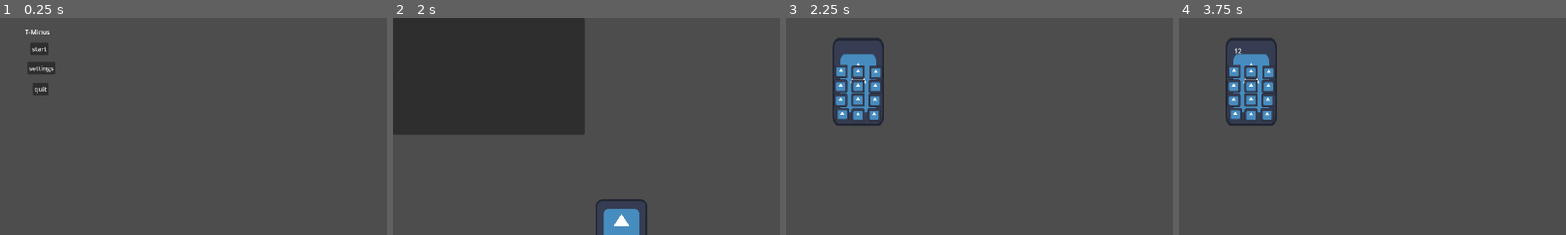
Above: before the commit, frames 1-4 (left to right).
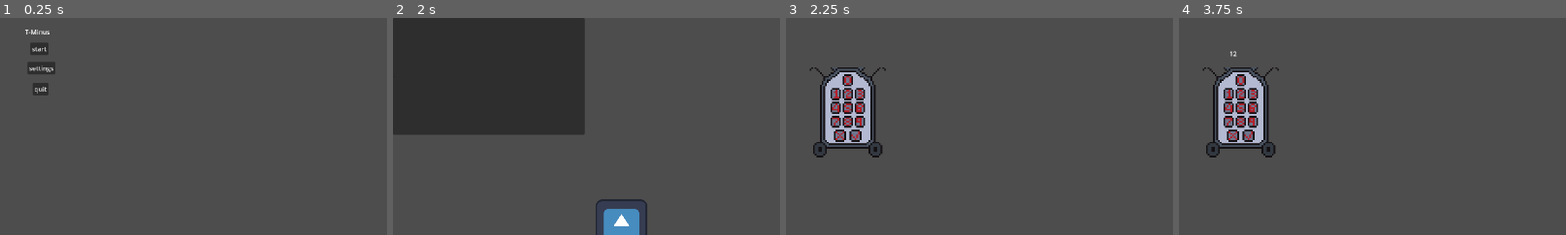
Above: after the commit, the same moments.

Repository: TheMillsheistyoftheEast/T-Minus
Game: Godot game, scene res://scenes/menu.tscn
Two runs of this game, one before a commit and one after it. Both use one fixed random seed, a clock stepped at 60 frames per second and the inputs below. The engine's default icon, where the game draws it, is replaced by a stand-in: a white triangle on a blue panel in a dark square.
Inputs (mouse positions are % of the whole screen's width and height, from its top left; square brackets give the same spot before the commit, where the layout moved):
- Up to frame 1 (0.25 s): no input
- Up to frame 2 (2 s): click "start" at 0.5 s; click "Press Here to Continue!" at 1.25 s
- Up to frame 3 (2.25 s): click (12, 13) at 2 s
- Up to frame 4 (3.75 s): click (6, 17) [7, 12] at 2.75 s; click (8, 17) [9, 12] at 3.5 s
The pictures show only the part of the screen within x 0-50%, y 0-50%; the shares and areas given below are measured in that part.

Frames 1-2 are identical in both runs. In frame 3, 6.4% of the frame differs, in the area x 6-26%, y 9-65%; in frame 4, 6.5%.

Commit message:
added in sprites for astronaut and bomb, implemented bomb sprite

Diff:
--- a/scenes/bomb_game.tscn
+++ b/scenes/bomb_game.tscn
@@ -1,7 +1,7 @@
-[gd_scene load_steps=6 format=3 uid="uid://djine4iupcy46"]
+[gd_scene load_steps=5 format=3 uid="uid://djine4iupcy46"]
 
-[ext_resource type="Texture2D" uid="uid://b2wtwt7yw1mbb" path="res://icon.svg" id="1_mfomk"]
 [ext_resource type="Script" uid="uid://6d5majy8hicm" path="res://scripts/bombDone.gd" id="1_wbx4c"]
+[ext_resource type="Texture2D" uid="uid://bave1a4lp3uu" path="res://Assets/BombSpritePad.png" id="2_huhyi"]
 [ext_resource type="PackedScene" uid="uid://bgewkfpth40a2" path="res://scenes/keypad.tscn" id="3_huhyi"]
 
 [sub_resource type="GDScript" id="GDScript_huhyi"]
@@ -23,9 +23,6 @@
 	pass
 "
 
-[sub_resource type="RectangleShape2D" id="RectangleShape2D_wbx4c"]
-size = Vector2(233, 233.5)
-
 [node name="BombGame" type="Node2D"]
 script = SubResource("GDScript_huhyi")
 
@@ -33,13 +30,9 @@
 script = ExtResource("1_wbx4c")
 
 [node name="Sprite2D" type="Sprite2D" parent="bomb"]
-position = Vector2(197, 145)
-scale = Vector2(1.82031, 1.82031)
-texture = ExtResource("1_mfomk")
-
-[node name="CollisionShape2D" type="CollisionShape2D" parent="bomb"]
-position = Vector2(197.5, 145.25)
-shape = SubResource("RectangleShape2D_wbx4c")
+position = Vector2(196, 170)
+scale = Vector2(4.27326, 4.27326)
+texture = ExtResource("2_huhyi")
 
 [node name="keypad" parent="." instance=ExtResource("3_huhyi")]
-position = Vector2(19, -14)
+position = Vector2(43, -8)
--- a/scenes/keypad.tscn
+++ b/scenes/keypad.tscn
@@ -1,30 +1,55 @@
-[gd_scene load_steps=6 format=3 uid="uid://bgewkfpth40a2"]
-
-[ext_resource type="Texture2D" uid="uid://b2wtwt7yw1mbb" path="res://icon.svg" id="1_o2pmc"]
+[gd_scene load_steps=17 format=3 uid="uid://bgewkfpth40a2"]
+
 [ext_resource type="Script" uid="uid://c80362ur0o5rf" path="res://scripts/keypad.gd" id="1_vxa2g"]
+[ext_resource type="Texture2D" uid="uid://cr1tdhiyssahx" path="res://Assets/BombSpriteJustPad.png" id="2_08hpx"]
 [ext_resource type="AudioStream" uid="uid://up03b7snk57t" path="res://Assets/Sounds/10_ui_sfx_free_samples/013_Confirm_03.wav" id="2_y3le2"]
 [ext_resource type="AudioStream" uid="uid://j7mc5howqnu3" path="res://Assets/Sounds/10_ui_sfx_free_samples/033_Denied_03.wav" id="3_08hpx"]
 [ext_resource type="AudioStream" uid="uid://fpltdh74tdn6" path="res://Assets/Sounds/10_ui_sfx_free_samples/001_Hover_01.wav" id="4_2dn7d"]
 
+[sub_resource type="StyleBoxEmpty" id="StyleBoxEmpty_2dn7d"]
+
+[sub_resource type="StyleBoxEmpty" id="StyleBoxEmpty_kqae8"]
+
+[sub_resource type="StyleBoxEmpty" id="StyleBoxEmpty_x67r6"]
+
+[sub_resource type="StyleBoxEmpty" id="StyleBoxEmpty_ef7rw"]
+
+[sub_resource type="StyleBoxEmpty" id="StyleBoxEmpty_lv8uw"]
+
+[sub_resource type="StyleBoxEmpty" id="StyleBoxEmpty_birxu"]
+
+[sub_resource type="StyleBoxEmpty" id="StyleBoxEmpty_ot4jy"]
+
+[sub_resource type="StyleBoxEmpty" id="StyleBoxEmpty_fn4eu"]
+
+[sub_resource type="StyleBoxEmpty" id="StyleBoxEmpty_lifyw"]
+
+[sub_resource type="StyleBoxEmpty" id="StyleBoxEmpty_uigmn"]
+
+[sub_resource type="StyleBoxEmpty" id="StyleBoxEmpty_al87v"]
+
 [node name="keypad" type="Node2D"]
 script = ExtResource("1_vxa2g")
 
+[node name="Sprite2D" type="Sprite2D" parent="."]
+position = Vector2(153, 234)
+scale = Vector2(4.3, 4.3)
+texture = ExtResource("2_08hpx")
+
 [node name="correct sound" type="AudioStreamPlayer2D" parent="."]
+position = Vector2(41, 102)
 stream = ExtResource("2_y3le2")
 
 [node name="wrong sound" type="AudioStreamPlayer2D" parent="."]
+position = Vector2(41, 102)
 stream = ExtResource("3_08hpx")
 
 [node name="key pressed" type="AudioStreamPlayer2D" parent="."]
+position = Vector2(41, 102)
 stream = ExtResource("4_2dn7d")
 
-[node name="Sprite2D" type="Sprite2D" parent="."]
-position = Vector2(179, 159)
-scale = Vector2(1, 1.71094)
-texture = ExtResource("1_o2pmc")
-
 [node name="keys" type="Node2D" parent="."]
-position = Vector2(179, 201)
+position = Vector2(220, 303)
 
 [node name="key manager" type="Control" parent="keys"]
 layout_mode = 3
@@ -32,131 +57,216 @@
 offset_right = 40.0
 offset_bottom = 40.0
 
-[node name="key 1" type="TextureButton" parent="keys/key manager"]
+[node name="key 1" type="Button" parent="keys/key manager"]
 layout_mode = 0
-offset_left = -59.0
-offset_top = -85.0
-offset_right = -26.0
-offset_bottom = -52.0
-texture_normal = ExtResource("1_o2pmc")
-ignore_texture_size = true
-stretch_mode = 0
-
-[node name="key 2" type="TextureButton" parent="keys/key manager"]
-layout_mode = 0
-offset_left = -17.0
-offset_top = -83.0
-offset_right = 16.0
-offset_bottom = -50.0
-texture_normal = ExtResource("1_o2pmc")
-ignore_texture_size = true
-stretch_mode = 0
-
-[node name="key 3" type="TextureButton" parent="keys/key manager"]
-layout_mode = 0
-offset_left = 27.0
-offset_top = -82.0
-offset_right = 60.0
-offset_bottom = -49.0
-texture_normal = ExtResource("1_o2pmc")
-ignore_texture_size = true
-stretch_mode = 0
-
-[node name="key 4" type="TextureButton" parent="keys/key manager"]
-layout_mode = 0
-offset_left = -60.0
-offset_top = -48.0
-offset_right = -27.0
-offset_bottom = -15.0
-texture_normal = ExtResource("1_o2pmc")
-ignore_texture_size = true
-stretch_mode = 0
-
-[node name="key 5" type="TextureButton" parent="keys/key manager"]
-layout_mode = 0
-offset_left = -17.0
-offset_top = -48.0
-offset_right = 16.0
-offset_bottom = -15.0
-texture_normal = ExtResource("1_o2pmc")
-ignore_texture_size = true
-stretch_mode = 0
-
-[node name="key 6" type="TextureButton" parent="keys/key manager"]
-layout_mode = 0
-offset_left = 26.0
-offset_top = -47.0
-offset_right = 59.0
-offset_bottom = -14.0
-texture_normal = ExtResource("1_o2pmc")
-ignore_texture_size = true
-stretch_mode = 0
-
-[node name="key 7" type="TextureButton" parent="keys/key manager"]
-layout_mode = 0
-offset_left = -60.0
-offset_top = -13.0
-offset_right = -27.0
-offset_bottom = 20.0
-texture_normal = ExtResource("1_o2pmc")
-ignore_texture_size = true
-stretch_mode = 0
-
-[node name="key 8" type="TextureButton" parent="keys/key manager"]
-layout_mode = 0
-offset_left = -17.0
-offset_top = -14.0
-offset_right = 16.0
-offset_bottom = 19.0
-texture_normal = ExtResource("1_o2pmc")
-ignore_texture_size = true
-stretch_mode = 0
-
-[node name="key 9" type="TextureButton" parent="keys/key manager"]
-layout_mode = 0
-offset_left = 25.0
-offset_top = -13.0
-offset_right = 58.0
-offset_bottom = 20.0
-texture_normal = ExtResource("1_o2pmc")
-ignore_texture_size = true
-stretch_mode = 0
-
-[node name="key 0" type="TextureButton" parent="keys/key manager"]
-layout_mode = 0
-offset_left = -17.0
-offset_top = 24.0
-offset_right = 16.0
-offset_bottom = 57.0
-texture_normal = ExtResource("1_o2pmc")
-ignore_texture_size = true
-stretch_mode = 0
-
-[node name="key clear" type="TextureButton" parent="keys/key manager"]
-layout_mode = 0
-offset_left = -56.0
-offset_top = 22.0
-offset_right = -23.0
-offset_bottom = 55.0
-texture_normal = ExtResource("1_o2pmc")
-ignore_texture_size = true
-stretch_mode = 0
-
-[node name="key enter" type="TextureButton" parent="keys/key manager"]
-layout_mode = 0
-offset_left = 23.0
-offset_top = 23.0
-offset_right = 56.0
-offset_bottom = 56.0
-texture_normal = ExtResource("1_o2pmc")
-ignore_texture_size = true
-stretch_mode = 0
+offset_left = -110.0
+offset_top = -129.0
+offset_right = -84.0
+offset_bottom = -99.0
+theme_override_styles/focus = SubResource("StyleBoxEmpty_2dn7d")
+theme_override_styles/disabled_mirrored = SubResource("StyleBoxEmpty_kqae8")
+theme_override_styles/disabled = SubResource("StyleBoxEmpty_x67r6")
+theme_override_styles/hover_pressed_mirrored = SubResource("StyleBoxEmpty_ef7rw")
+theme_override_styles/hover_pressed = SubResource("StyleBoxEmpty_lv8uw")
+theme_override_styles/hover_mirrored = SubResource("StyleBoxEmpty_birxu")
+theme_override_styles/hover = SubResource("StyleBoxEmpty_ot4jy")
+theme_override_styles/pressed_mirrored = SubResource("StyleBoxEmpty_fn4eu")
+theme_override_styles/pressed = SubResource("StyleBoxEmpty_lifyw")
+theme_override_styles/normal_mirrored = SubResource("StyleBoxEmpty_uigmn")
+theme_override_styles/normal = SubResource("StyleBoxEmpty_al87v")
+
+[node name="key 2" type="Button" parent="keys/key manager"]
+offset_left = -80.0
+offset_top = -129.0
+offset_right = -54.0
+offset_bottom = -99.0
+theme_override_styles/focus = SubResource("StyleBoxEmpty_2dn7d")
+theme_override_styles/disabled_mirrored = SubResource("StyleBoxEmpty_kqae8")
+theme_override_styles/disabled = SubResource("StyleBoxEmpty_x67r6")
+theme_override_styles/hover_pressed_mirrored = SubResource("StyleBoxEmpty_ef7rw")
+theme_override_styles/hover_pressed = SubResource("StyleBoxEmpty_lv8uw")
+theme_override_styles/hover_mirrored = SubResource("StyleBoxEmpty_birxu")
+theme_override_styles/hover = SubResource("StyleBoxEmpty_ot4jy")
+theme_override_styles/pressed_mirrored = SubResource("StyleBoxEmpty_fn4eu")
+theme_override_styles/pressed = SubResource("StyleBoxEmpty_lifyw")
+theme_override_styles/normal_mirrored = SubResource("StyleBoxEmpty_uigmn")
+theme_override_styles/normal = SubResource("StyleBoxEmpty_al87v")
+
+[node name="key 3" type="Button" parent="keys/key manager"]
+offset_left = -51.0
+offset_top = -129.0
+offset_right = -24.0
+offset_bottom = -99.0
+theme_override_styles/focus = SubResource("StyleBoxEmpty_2dn7d")
+theme_override_styles/disabled_mirrored = SubResource("StyleBoxEmpty_kqae8")
+theme_override_styles/disabled = SubResource("StyleBoxEmpty_x67r6")
+theme_override_styles/hover_pressed_mirrored = SubResource("StyleBoxEmpty_ef7rw")
+theme_override_styles/hover_pressed = SubResource("StyleBoxEmpty_lv8uw")
+theme_override_styles/hover_mirrored = SubResource("StyleBoxEmpty_birxu")
+theme_override_styles/hover = SubResource("StyleBoxEmpty_ot4jy")
+theme_override_styles/pressed_mirrored = SubResource("StyleBoxEmpty_fn4eu")
+theme_override_styles/pressed = SubResource("StyleBoxEmpty_lifyw")
+theme_override_styles/normal_mirrored = SubResource("StyleBoxEmpty_uigmn")
+theme_override_styles/normal = SubResource("StyleBoxEmpty_al87v")
+
+[node name="key 4" type="Button" parent="keys/key manager"]
+offset_left = -110.0
+offset_top = -95.0
+offset_right = -84.0
+offset_bottom = -65.0
+theme_override_styles/focus = SubResource("StyleBoxEmpty_2dn7d")
+theme_override_styles/disabled_mirrored = SubResource("StyleBoxEmpty_kqae8")
+theme_override_styles/disabled = SubResource("StyleBoxEmpty_x67r6")
+theme_override_styles/hover_pressed_mirrored = SubResource("StyleBoxEmpty_ef7rw")
+theme_override_styles/hover_pressed = SubResource("StyleBoxEmpty_lv8uw")
+theme_override_styles/hover_mirrored = SubResource("StyleBoxEmpty_birxu")
+theme_override_styles/hover = SubResource("StyleBoxEmpty_ot4jy")
+theme_override_styles/pressed_mirrored = SubResource("StyleBoxEmpty_fn4eu")
+theme_override_styles/pressed = SubResource("StyleBoxEmpty_lifyw")
+theme_override_styles/normal_mirrored = SubResource("StyleBoxEmpty_uigmn")
+theme_override_styles/normal = SubResource("StyleBoxEmpty_al87v")
+
+[node name="key 5" type="Button" parent="keys/key manager"]
+offset_left = -80.0
+offset_top = -95.0
+offset_right = -54.0
+offset_bottom = -65.0
+theme_override_styles/focus = SubResource("StyleBoxEmpty_2dn7d")
+theme_override_styles/disabled_mirrored = SubResource("StyleBoxEmpty_kqae8")
+theme_override_styles/disabled = SubResource("StyleBoxEmpty_x67r6")
+theme_override_styles/hover_pressed_mirrored = SubResource("StyleBoxEmpty_ef7rw")
+theme_override_styles/hover_pressed = SubResource("StyleBoxEmpty_lv8uw")
+theme_override_styles/hover_mirrored = SubResource("StyleBoxEmpty_birxu")
+theme_override_styles/hover = SubResource("StyleBoxEmpty_ot4jy")
+theme_override_styles/pressed_mirrored = SubResource("StyleBoxEmpty_fn4eu")
+theme_override_styles/pressed = SubResource("StyleBoxEmpty_lifyw")
+theme_override_styles/normal_mirrored = SubResource("StyleBoxEmpty_uigmn")
+theme_override_styles/normal = SubResource("StyleBoxEmpty_al87v")
+
+[node name="key 6" type="Button" parent="keys/key manager"]
+offset_left = -50.0
+offset_top = -95.0
+offset_right = -24.0
+offset_bottom = -65.0
+theme_override_styles/focus = SubResource("StyleBoxEmpty_2dn7d")
+theme_override_styles/disabled_mirrored = SubResource("StyleBoxEmpty_kqae8")
+theme_override_styles/disabled = SubResource("StyleBoxEmpty_x67r6")
+theme_override_styles/hover_pressed_mirrored = SubResource("StyleBoxEmpty_ef7rw")
+theme_override_styles/hover_pressed = SubResource("StyleBoxEmpty_lv8uw")
+theme_override_styles/hover_mirrored = SubResource("StyleBoxEmpty_birxu")
+theme_override_styles/hover = SubResource("StyleBoxEmpty_ot4jy")
+theme_override_styles/pressed_mirrored = SubResource("StyleBoxEmpty_fn4eu")
+theme_override_styles/pressed = SubResource("StyleBoxEmpty_lifyw")
+theme_override_styles/normal_mirrored = SubResource("StyleBoxEmpty_uigmn")
+theme_override_styles/normal = SubResource("StyleBoxEmpty_al87v")
+
+[node name="key 7" type="Button" parent="keys/key manager"]
+offset_left = -110.0
+offset_top = -60.0
+offset_right = -84.0
+offset_bottom = -30.0
+theme_override_styles/focus = SubResource("StyleBoxEmpty_2dn7d")
+theme_override_styles/disabled_mirrored = SubResource("StyleBoxEmpty_kqae8")
+theme_override_styles/disabled = SubResource("StyleBoxEmpty_x67r6")
+theme_override_styles/hover_pressed_mirrored = SubResource("StyleBoxEmpty_ef7rw")
+theme_override_styles/hover_pressed = SubResource("StyleBoxEmpty_lv8uw")
+theme_override_styles/hover_mirrored = SubResource("StyleBoxEmpty_birxu")
+theme_override_styles/hover = SubResource("StyleBoxEmpty_ot4jy")
+theme_override_styles/pressed_mirrored = SubResource("StyleBoxEmpty_fn4eu")
+theme_override_styles/pressed = SubResource("StyleBoxEmpty_lifyw")
+theme_override_styles/normal_mirrored = SubResource("StyleBoxEmpty_uigmn")
+theme_override_styles/normal = SubResource("StyleBoxEmpty_al87v")
+
+[node name="key 8" type="Button" parent="keys/key manager"]
+offset_left = -80.0
+offset_top = -60.0
+offset_right = -54.0
+offset_bottom = -30.0
+theme_override_styles/focus = SubResource("StyleBoxEmpty_2dn7d")
+theme_override_styles/disabled_mirrored = SubResource("StyleBoxEmpty_kqae8")
+theme_override_styles/disabled = SubResource("StyleBoxEmpty_x67r6")
+theme_override_styles/hover_pressed_mirrored = SubResource("StyleBoxEmpty_ef7rw")
+theme_override_styles/hover_pressed = SubResource("StyleBoxEmpty_lv8uw")
+theme_override_styles/hover_mirrored = SubResource("StyleBoxEmpty_birxu")
+theme_override_styles/hover = SubResource("StyleBoxEmpty_ot4jy")
+theme_override_styles/pressed_mirrored = SubResource("StyleBoxEmpty_fn4eu")
+theme_override_styles/pressed = SubResource("StyleBoxEmpty_lifyw")
+theme_override_styles/normal_mirrored = SubResource("StyleBoxEmpty_uigmn")
+theme_override_styles/normal = SubResource("StyleBoxEmpty_al87v")
+
+[node name="key 9" type="Button" parent="keys/key manager"]
+offset_left = -50.0
+offset_top = -60.0
+offset_right = -24.0
+offset_bottom = -30.0
+theme_override_styles/focus = SubResource("StyleBoxEmpty_2dn7d")
+theme_override_styles/disabled_mirrored = SubResource("StyleBoxEmpty_kqae8")
+theme_override_styles/disabled = SubResource("StyleBoxEmpty_x67r6")
+theme_override_styles/hover_pressed_mirrored = SubResource("StyleBoxEmpty_ef7rw")
+theme_override_styles/hover_pressed = SubResource("StyleBoxEmpty_lv8uw")
+theme_override_styles/hover_mirrored = SubResource("StyleBoxEmpty_birxu")
+theme_override_styles/hover = SubResource("StyleBoxEmpty_ot4jy")
+theme_override_styles/pressed_mirrored = SubResource("StyleBoxEmpty_fn4eu")
+theme_override_styles/pressed = SubResource("StyleBoxEmpty_lifyw")
+theme_override_styles/normal_mirrored = SubResource("StyleBoxEmpty_uigmn")
+theme_override_styles/normal = SubResource("StyleBoxEmpty_al87v")
+
+[node name="key 0" type="Button" parent="keys/key manager"]
+offset_left = -80.0
+offset_top = -164.0
+offset_right = -54.0
+offset_bottom = -133.0
+theme_override_styles/focus = SubResource("StyleBoxEmpty_2dn7d")
+theme_override_styles/disabled_mirrored = SubResource("StyleBoxEmpty_kqae8")
+theme_override_styles/disabled = SubResource("StyleBoxEmpty_x67r6")
+theme_override_styles/hover_pressed_mirrored = SubResource("StyleBoxEmpty_ef7rw")
+theme_override_styles/hover_pressed = SubResource("StyleBoxEmpty_lv8uw")
+theme_override_styles/hover_mirrored = SubResource("StyleBoxEmpty_birxu")
+theme_override_styles/hover = SubResource("StyleBoxEmpty_ot4jy")
+theme_override_styles/pressed_mirrored = SubResource("StyleBoxEmpty_fn4eu")
+theme_override_styles/pressed = SubResource("StyleBoxEmpty_lifyw")
+theme_override_styles/normal_mirrored = SubResource("StyleBoxEmpty_uigmn")
+theme_override_styles/normal = SubResource("StyleBoxEmpty_al87v")
+
+[node name="key clear" type="Button" parent="keys/key manager"]
+offset_left = -102.0
+offset_top = -26.0
+offset_right = -71.0
+offset_bottom = 4.0
+theme_override_styles/focus = SubResource("StyleBoxEmpty_2dn7d")
+theme_override_styles/disabled_mirrored = SubResource("StyleBoxEmpty_kqae8")
+theme_override_styles/disabled = SubResource("StyleBoxEmpty_x67r6")
+theme_override_styles/hover_pressed_mirrored = SubResource("StyleBoxEmpty_ef7rw")
+theme_override_styles/hover_pressed = SubResource("StyleBoxEmpty_lv8uw")
+theme_override_styles/hover_mirrored = SubResource("StyleBoxEmpty_birxu")
+theme_override_styles/hover = SubResource("StyleBoxEmpty_ot4jy")
+theme_override_styles/pressed_mirrored = SubResource("StyleBoxEmpty_fn4eu")
+theme_override_styles/pressed = SubResource("StyleBoxEmpty_lifyw")
+theme_override_styles/normal_mirrored = SubResource("StyleBoxEmpty_uigmn")
+theme_override_styles/normal = SubResource("StyleBoxEmpty_al87v")
+
+[node name="key enter" type="Button" parent="keys/key manager"]
+offset_left = -63.0
+offset_top = -26.0
+offset_right = -32.0
+offset_bottom = 5.0
+theme_override_styles/focus = SubResource("StyleBoxEmpty_2dn7d")
+theme_override_styles/disabled_mirrored = SubResource("StyleBoxEmpty_kqae8")
+theme_override_styles/disabled = SubResource("StyleBoxEmpty_x67r6")
+theme_override_styles/hover_pressed_mirrored = SubResource("StyleBoxEmpty_ef7rw")
+theme_override_styles/hover_pressed = SubResource("StyleBoxEmpty_lv8uw")
+theme_override_styles/hover_mirrored = SubResource("StyleBoxEmpty_birxu")
+theme_override_styles/hover = SubResource("StyleBoxEmpty_ot4jy")
+theme_override_styles/pressed_mirrored = SubResource("StyleBoxEmpty_fn4eu")
+theme_override_styles/pressed = SubResource("StyleBoxEmpty_lifyw")
+theme_override_styles/normal_mirrored = SubResource("StyleBoxEmpty_uigmn")
+theme_override_styles/normal = SubResource("StyleBoxEmpty_al87v")
 
 [node name="password field" type="Label" parent="."]
-offset_left = 137.0
-offset_top = 70.0
-offset_right = 225.0
-offset_bottom = 93.0
+offset_left = 125.0
+offset_top = 77.0
+offset_right = 213.0
+offset_bottom = 100.0
 text = "PASSWORD"
 
 [connection signal="pressed" from="keys/key manager/key 1" to="." method="_on_key_1_pressed"]
--- a/scripts/cut_the_wires_game.gd
+++ b/scripts/cut_the_wires_game.gd
@@ -13,7 +13,7 @@
 @onready var blue_post_cut: Sprite2D = $"blue wire/post cut"
 @onready var green_pre_cut: Sprite2D = $"green wire/pre cut"
 @onready var green_post_cut: Sprite2D = $"green wire/post cut"
-@onready var timer: Timer = $Timer
+@onready var timer: Timer = $"./Timer"
 
 signal blueWireCut
 signal redWireCut
Binary file added: Assets/Astronaut-Sheet.png
Not shown, added: Assets/Astronaut-Sheet.png.import
Binary file added: Assets/BombSpriteJustPad.png
Not shown, added: Assets/BombSpriteJustPad.png.import
Binary file added: Assets/BombSpritePad.png
Not shown, added: Assets/BombSpritePad.png.import
